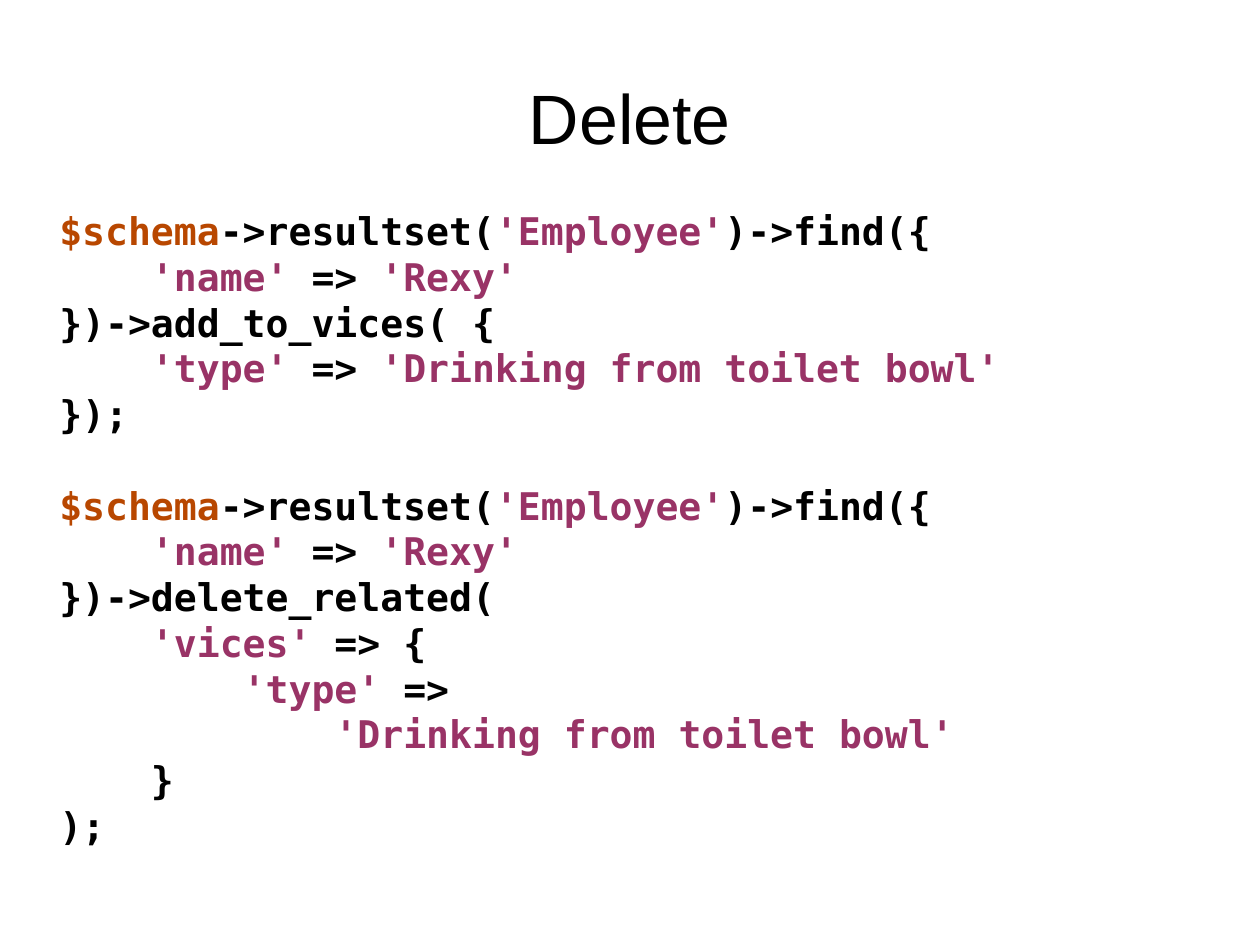
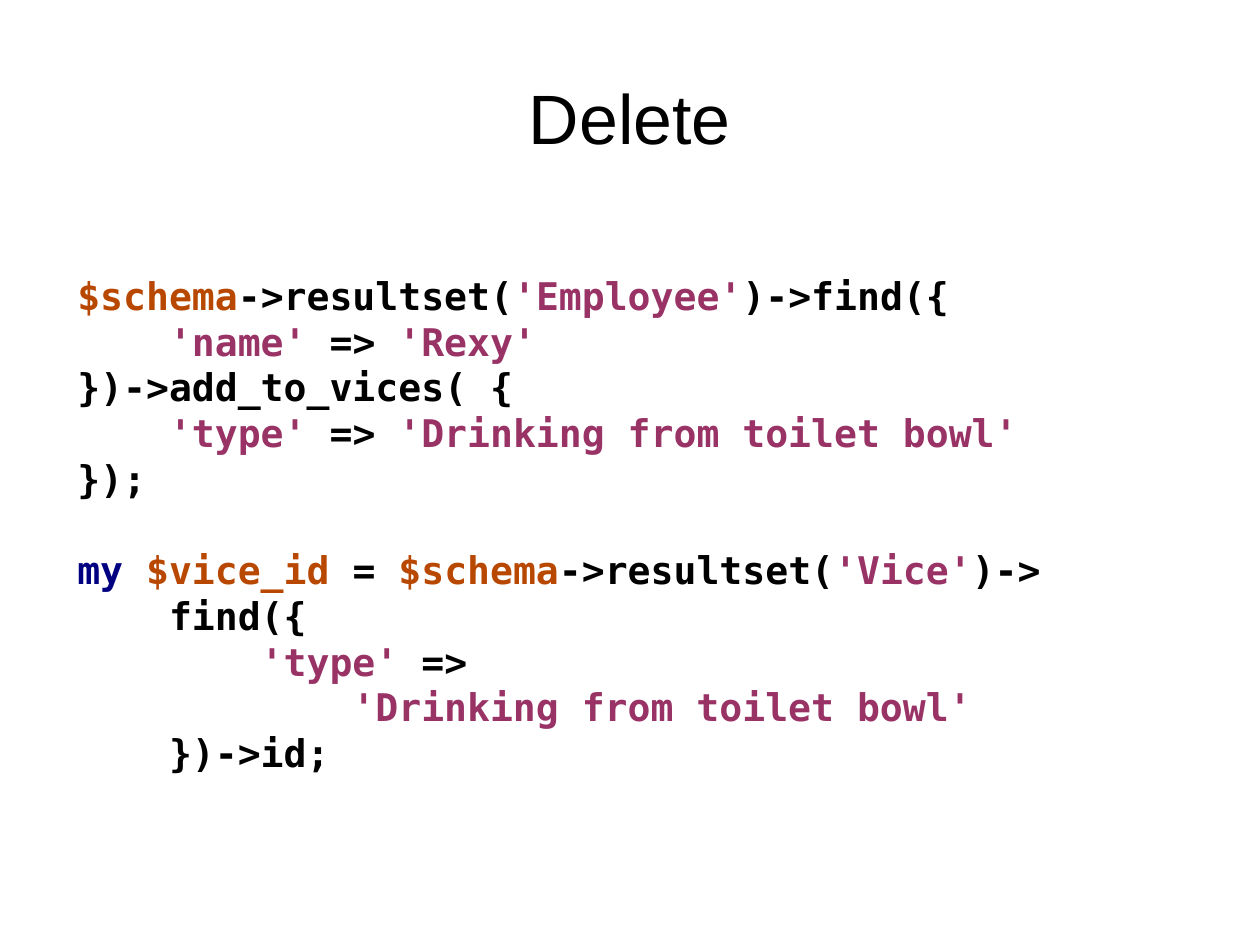
Before and after one commit to erezschatz/Presentation, a slide deck: slide 31 of dbix-class.odp. Drawn at 1260x945 pixels with LibreOffice and Linux fonts; fonts in the diff are those of the drawing. Boxes give left, top, right and bottom in pixels: in the first picture for what was removed or moved away, otherwise in the second. Text is boxed around its words. In the diff, an @@ line names an element or a change of style, - is before the commit and + after.

Commit message:
added bug fixes to odp

```diff
--- a/dbix-class.odp
+++ b/dbix-class.odp
@@ text "$schema->resultset('Employee')->find({": place and size @@
-text "$schema->resultset('Employee')->find({" at bbox=[59, 214, 1000, 756]
+text "$schema->resultset('Employee')->find({" at bbox=[77, 279, 1040, 774]
@@ text at bbox=[77, 553, 1040, 637]: text changed @@
-$schema->resultset('Employee')->find({
-'name' => 'Rexy'
-})->delete_related(
-'vices' => {
+my $vice_id = $schema->resultset('Vice')->
+find({
@@ text at bbox=[169, 736, 330, 774]: text changed @@
-}
-);
+})->id;
```
Also in this commit, not shown: 2 other slides changed, 1 slide added.
